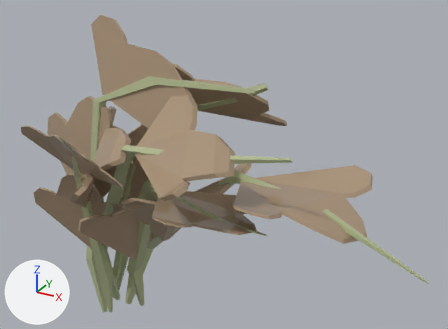
The FBX model Assets/Art/Models/Vegetables/Carrot/Dry/Carrot_Dry_6.fbx, before and after one commit.
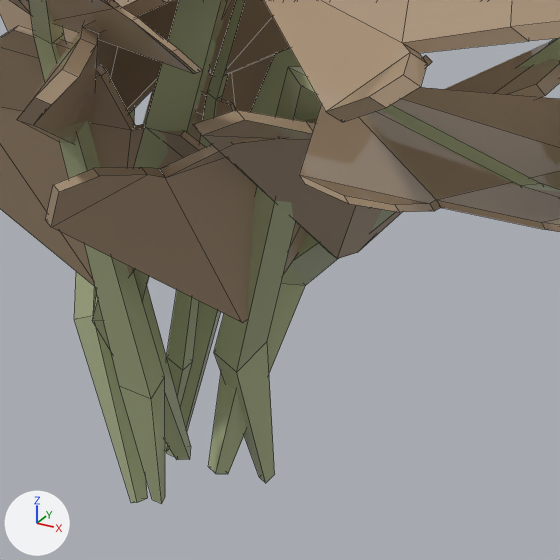
Each version is shown whole from a camera (50 mm lens) standing at (0.27, -0.315, 0.29) and looking at (0.095, 0.004, 0.13), then close up on the part from 14% to 51% of the width and 50% to 100% of the height. Lighting does not change. The marker at lower left points along +X, +Y and +Z. The close-ups show mesh edges as thin lines. Where no turn or scale is listed for an object, it has been applied to the vertices.

Objects in the first close-up: '6_Dry_Carrot'.
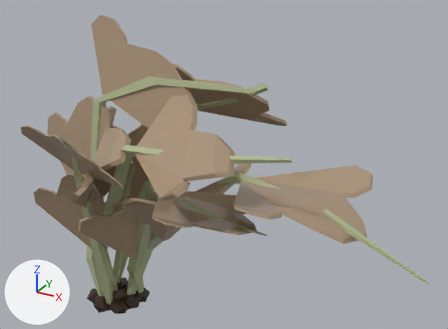
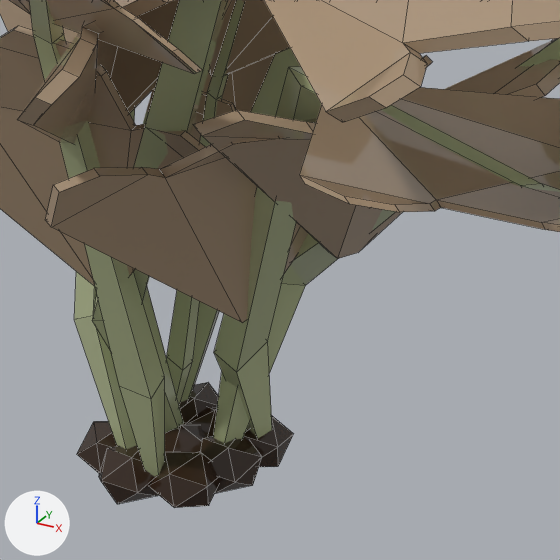
The newer file is also rescaled (x2.0) as a whole; pictures and numbers use the older file's frame.

Boxes (x1, y1, x2, y2) around the edits, measured in the close-ups (560 x 560 px; the box of a moved part takes in the faces that stretch with it):
```json
{"object": "6_Dry_Carrot", "change": "reshaped", "before": [0, 0, 560, 504], "after": [0, 0, 560, 508]}
{"part": 1, "of": "me_plane_006", "change": "added", "after": [149, 452, 219, 508], "on screen": "brown"}
{"part": 2, "of": "me_plane_006", "change": "added", "after": [77, 421, 117, 473]}
{"part": 3, "of": "me_plane_006", "change": "added", "after": [179, 382, 219, 423]}
{"part": 4, "of": "me_plane_006", "change": "added", "after": [244, 415, 293, 467], "on screen": "black"}
{"part": 5, "of": "me_plane_006", "change": "added", "after": [187, 407, 217, 437]}
{"part": 6, "of": "me_plane_006", "change": "added", "after": [200, 436, 262, 493], "on screen": "black"}
{"part": 7, "of": "me_plane_006", "change": "added", "after": [165, 422, 206, 452]}
{"part": 8, "of": "me_plane_006", "change": "added", "after": [99, 445, 158, 504], "on screen": "brown"}
{"part": 9, "of": "me_plane_006", "change": "moved or reshaped", "before": [74, 283, 305, 504], "after": [74, 283, 306, 496]}
```

Scene script edits in JSON lines:
```json
{"block": "me_plane_006", "where": "# used by ob_6_dry_carrot; location = (0.0, 0.0, 0.0)"}
{"op": "remove", "block": "me_plane_006", "code": "me_plane_006.from_pydata(...)  # 588 vertices, 539 faces; spans x -0.07..0.236, y -0.102..0.067, z -0.013..0.214"}
{"op": "add", "block": "me_plane_006", "code": "me_plane_006.from_pydata(...)  # 696 vertices, 719 faces; spans x -0.07..0.236, y -0.102..0.067, z -0.008..0.214"}
{"block": "me_plane_006", "change": "me_plane_006 part 1: a new loose piece, an icosphere of 20 faces spanning x 0.001..0.017, y -0.015..0.001, z -0.008..0.005, in mat_base_color (picture img_paleta_png)"}
{"block": "me_plane_006", "change": "me_plane_006 part 2: a new loose piece, an icosphere of 20 faces spanning x -0.02..-0.005, y -0.014..0.002, z -0.008..0.005, in mat_base_color (picture img_paleta_png)"}
{"block": "me_plane_006", "change": "me_plane_006 part 3: a new loose piece, an icosphere of 20 faces spanning x -0.013..0.002, y 0.006..0.022, z -0.008..0.005, in mat_base_color (picture img_paleta_png)"}
{"block": "me_plane_006", "change": "me_plane_006 part 4: a new loose piece, an icosphere of 20 faces spanning x 0.007..0.022, y 0.004..0.02, z -0.008..0.005, in mat_base_color (picture img_paleta_png)"}
{"block": "me_plane_006", "change": "me_plane_006 part 5: a new loose piece, an icosphere of 20 faces spanning x -0.003..0.013, y 0.002..0.017, z -0.008..0.005, in mat_base_color (picture img_paleta_png)"}
{"block": "me_plane_006", "change": "me_plane_006 part 6: a new loose piece, an icosphere of 20 faces spanning x 0.006..0.021, y -0.006..0.01, z -0.008..0.005, in mat_base_color (picture img_paleta_png)"}
{"block": "me_plane_006", "change": "me_plane_006 part 7: a new loose piece, an icosphere of 20 faces spanning x -0.006..0.009, y -0.006..0.008, z -0.008..0.005, in mat_base_color (picture img_paleta_png)"}
{"block": "me_plane_006", "change": "me_plane_006 part 8: a new loose piece, an icosphere of 20 faces spanning x -0.011..0.004, y -0.019..-0.003, z -0.008..0.005, in mat_base_color (picture img_paleta_png)"}
{"block": "me_plane_006", "change": "me_plane_006 part 9"}
{"block": "me_plane_006", "change": "6 vertices in x -0.009..0.004, y -0.011..0.007, z -0.008 move by (0.0, 0.0, 0.002)"}
{"block": "me_plane_006", "change": "4 vertices in x -0.003..0.011, y 0.001..0.007, z -0.005 move by (0.0, 0.0, -0.001)"}
{"block": "me_plane_006", "change": "4 vertices in x -0.011..0.017, y 0.008..0.015, z -0.011 move by (0.0, 0.0, 0.005)"}
{"block": "me_plane_006", "change": "4 vertices in x -0.007..0.014, y -0.01..0.013, z -0.012 move by (0.0, 0.0, 0.006)"}
{"block": "me_plane_006", "change": "6 vertices move from x -0.009..0.016, y -0.011..0.012, z -0.013..-0.007 to x -0.009..0.016, y -0.011..0.012, z -0.006"}
```
